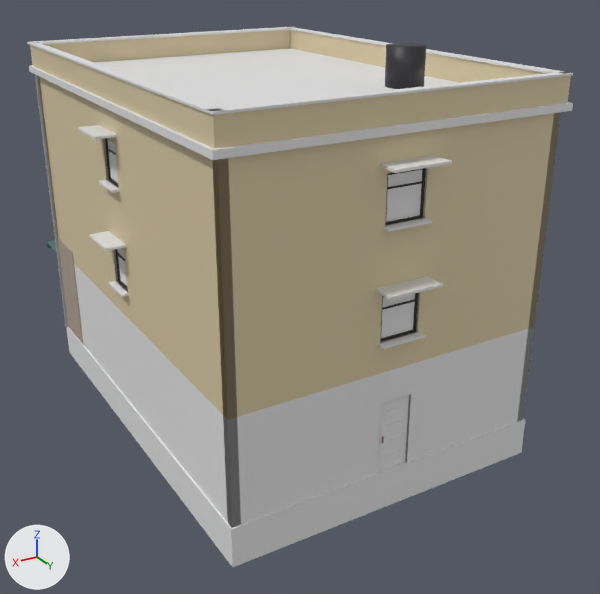
Renders of the glTF model godot/assets/buildings/shop_house_10x14_3.glb from each side of a commit.
Before and after are seen from a camera (50 mm lens) standing at (12.3, 22.4, 13.6) and looking at (-0.6, 1.0, 2.9). The lights are fixed; the arrows at lower left show +X, +Y and +Z. The picture after the commit comes second. Vertices at exactly the same position are counted once.

In view in the first picture: 'shop_house_10x14_3'.
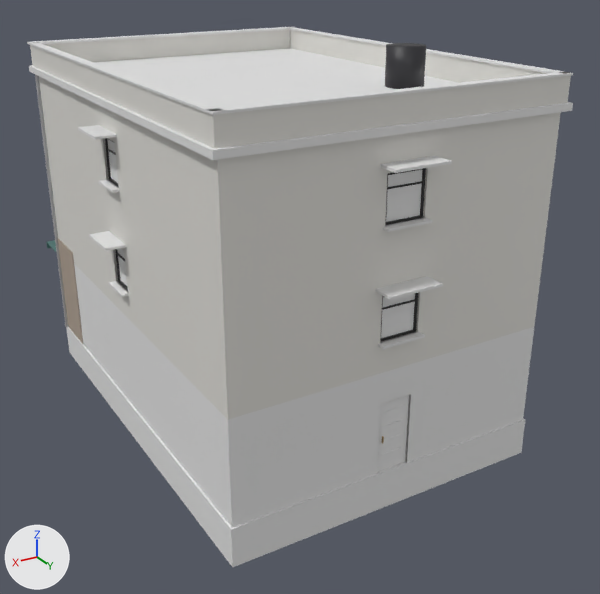
What differs and where, as boxes [x1, y1, x2, y2] in the pictures (600 x 594 px; the box of a moved part takes in the faces that stretch with it):
part 1 of me_cube, moved or reshaped (mostly hidden): before [218, 112, 561, 527]; after [385, 168, 424, 225]
part 2 of me_cube, recoloured (beige to white): [30, 30, 571, 420] in both

The edits, one by one:
me_cube has 4512 vertices, 7436 faces and spans x -5.6..5.6, y -8.3..7.6, z -1.2..10.9.
me_cube is used by ob_shop_house_10x14_3; location (0.0, 0.0, 0.0).
me_cube part 1: 78 vertices moved within x -4.5..4.5, y -7.2..6.9, z 0.1..8.6; 16 vertices removed from x -4.8..4.8, y -7.0..7.0, z 0.0..9.4; 16 vertices added at x -4.8..4.8, y -6.8..6.8, z 0.0..9.4.
me_cube part 2: 657 kept faces spanning x -5.1..5.1, y -7.1..7.1, z 0.0..10.4 get new vertex colours; the middle colour goes from beige #f3e1b8 to white #f9f7f1.
